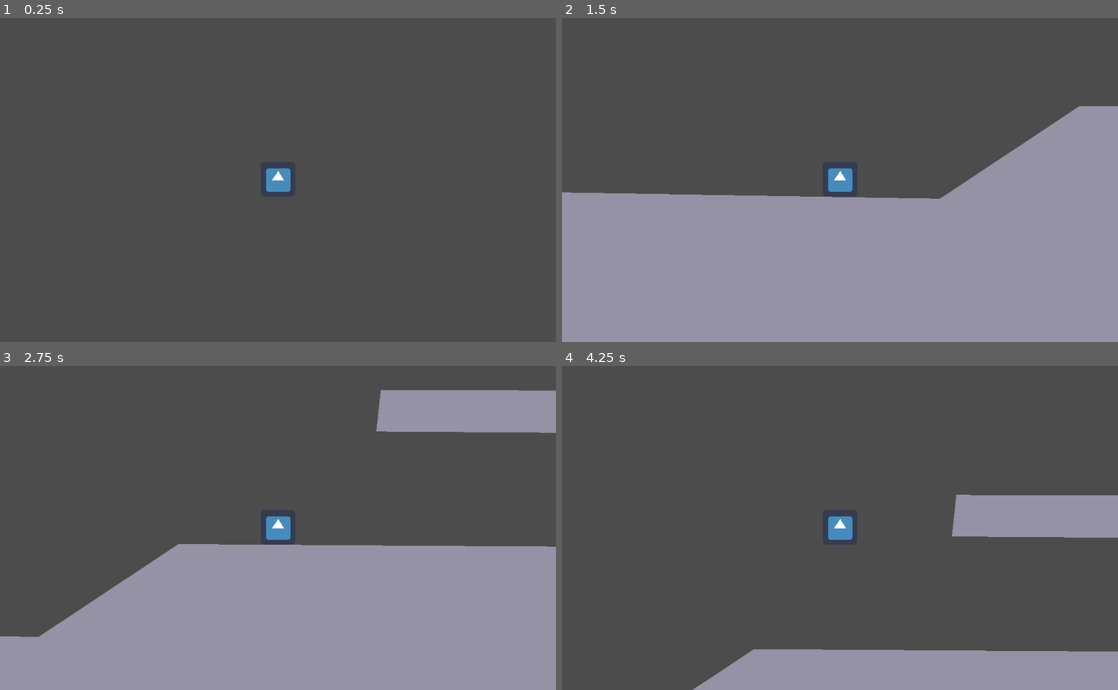
Above: before the commit, frames 1-4 (two rows, left to right).
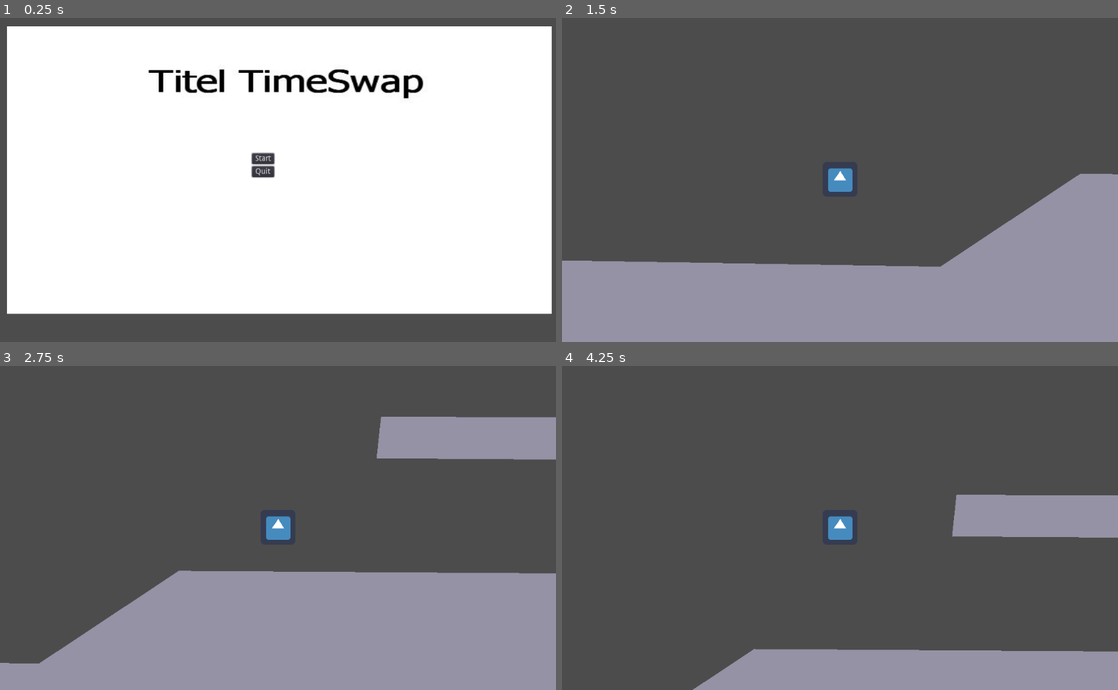
Above: after the commit, the same moments.

Repository: violen/gj2020timeswap
Game: Godot game, scene res://Scenes/Title.tscn
The game is run twice, just before and just after one commit, with the same random seed, the same clock (stepped at 60 frames per second) and the same inputs. Before the commit the project starts from res://Scenes/TestLevel.tscn. The engine's default icon, where the game draws it, is replaced by a stand-in: a white triangle on a blue panel in a dark square.
Inputs (mouse positions are in pixels of both pictures, inside the frame that each line leads up to):
- Up to frame 1 (0.25 s): no input
- Up to frame 2 (1.5 s): click (823, 157) at 0.5 s, where only the run after the commit has a clickable "Start"; hold D (run_right) from 1.28 s (still down)
- Up to frame 3 (2.75 s): keep holding D (run_right); tap Space (jump) at 1.52, 2.27 s
- Up to frame 4 (4.25 s): release D (run_right) at 2.78 s; hold A (run_left) 2.78-3.53 s; hold D (run_right) from 3.53 s (still down); tap Space (jump) at 3.77 s

The runs differ from the first frame. In frame 1, 87% of the frame differs, in the area x 1-100%, y 2-92%; in frame 2, 21%; in frame 3, 14%; in frame 4, less than 0.1%.

Commit message:
Add functionality to Title

Diff:
--- a/Scenes/Title.tscn
+++ b/Scenes/Title.tscn
@@ -1,12 +1,14 @@
-[gd_scene load_steps=2 format=2]
+[gd_scene load_steps=3 format=2]
 
 [ext_resource path="res://Assets/Images/title.jpg" type="Texture" id=1]
+[ext_resource path="res://Scripts/TitleLoadGame.gd" type="Script" id=2]
 
 [node name="CenterContainer" type="CenterContainer"]
 margin_left = 21.8633
 margin_top = 25.2269
 margin_right = 947.863
 margin_bottom = 524.227
+script = ExtResource( 2 )
 __meta__ = {
 "_edit_use_anchors_": false
 }
@@ -32,3 +34,5 @@
 margin_right = 41.0
 margin_bottom = 44.0
 text = "Quit"
+[connection signal="pressed" from="VBoxContainer/Start" to="." method="_on_Start_pressed"]
+[connection signal="pressed" from="VBoxContainer/Quit" to="." method="_on_Quit_pressed"]
--- /dev/null
+++ b/Scripts/TitleLoadGame.gd
@@ -0,0 +1,22 @@
+extends CenterContainer
+
+
+# Declare member variables here. Examples:
+# var a = 2
+# var b = "text"
+
+
+# Called when the node enters the scene tree for the first time.
+func _ready():
+	pass # Replace with function body.
+
+
+# Called every frame. 'delta' is the elapsed time since the previous frame.
+#func _process(delta):
+#	pass
+
+func _on_Start_pressed():
+    get_tree().change_scene("res://Scenes/TestLevel.tscn")
+
+func _on_Quit_pressed():
+    get_tree().quit()
--- a/project.godot
+++ b/project.godot
@@ -16,7 +16,7 @@
 [application]
 
 config/name="TimeSwap"
-run/main_scene="res://Scenes/TestLevel.tscn"
+run/main_scene="res://Scenes/Title.tscn"
 config/icon="res://Assets/Images/icon.png"
 
 [input]
